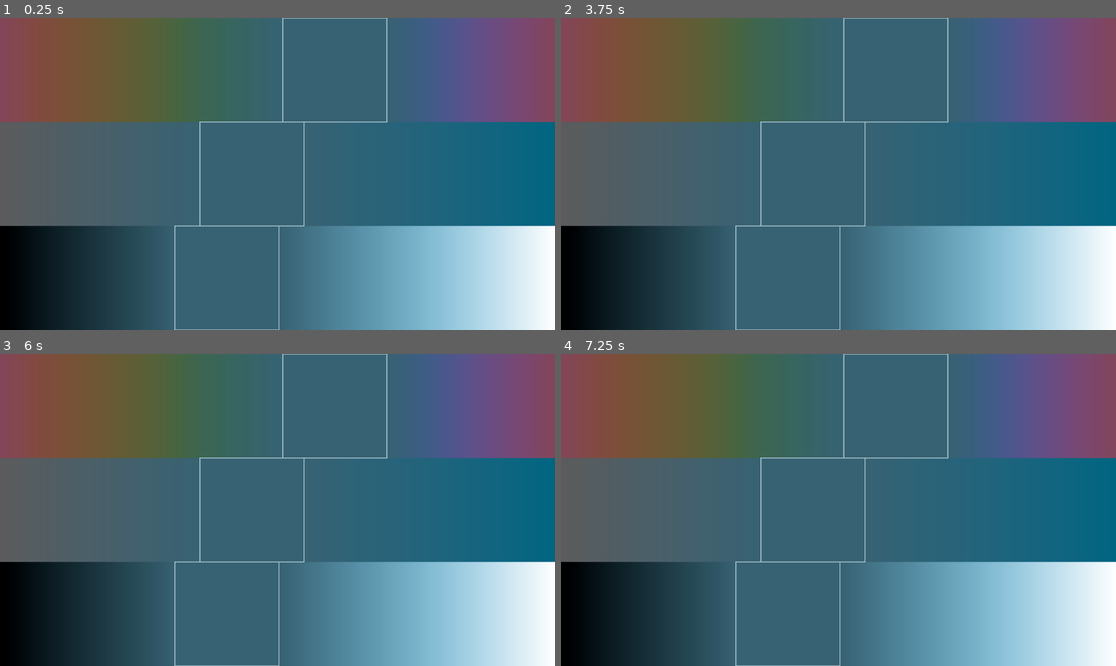
Above: before the commit, frames 1-4 (two rows, left to right).
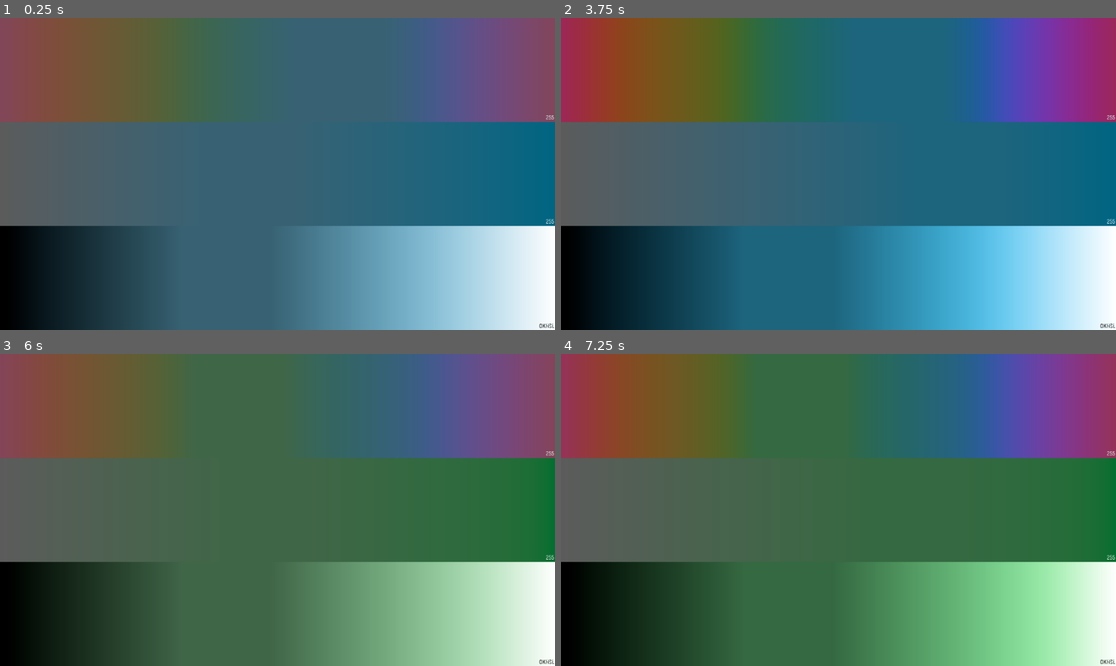
Above: after the commit, the same moments.

Repository: anniryynanen/i-heart-pixels
Game: Godot game, scene res://scenes/dummy.tscn
Same seed, same stepped clock (60 frames per second), same inputs: the game is played once before the commit and once after it.
Inputs (mouse positions are in pixels of both pictures, inside the frame that each line leads up to):
- Up to frame 1 (0.25 s): no input
- Up to frame 2 (3.75 s): tap Enter at 0.5, 2, 3.5 s; move the mouse to (960, 158) at 0.52 s; click (960, 158) at 0.67 s; tap Space at 1.25, 2.75 s; drag from (727, 189) to (810, 236) at 1.27 s; move the mouse to (894, 105) at 2.02 s; click (894, 105) at 2.17 s; drag from (810, 236) to (672, 127) at 2.77 s; move the mouse to (1005, 220) at 3.52 s; click (1005, 220) at 3.67 s
- Up to frame 3 (6 s): tap Space at 4.25 s; drag from (111, 463) to (194, 432) at 4.27 s; move the mouse to (305, 510) at 5.02 s; click (305, 510) at 5.17 s; drag from (194, 432) to (166, 525) at 5.77 s
- Up to frame 4 (7.25 s): move the mouse to (960, 494) at 6.52 s; click (960, 494) at 6.67 s

The runs differ from the first frame. In frame 1, 0.9% of the frame differs, in the area x 31-100%, y 0-100%; in frame 2, 46%; in frame 3, 58%; in frame 4, 64%, in the area x 12-100%, y 0-100%.
Error after the commit: Invalid call. Nonexistent function 'set_key' in base 'Node (settings.gd)'. (res://scenes/main.gd:38)

Commit message:
The sliders move!

Diff:
--- a/project.godot
+++ b/project.godot
@@ -22,4 +22,5 @@
 
 [rendering]
 
-renderer/rendering_method="mobile"
+renderer/rendering_method="gl_compatibility"
+renderer/rendering_method.mobile="gl_compatibility"
--- a/scenes/color_editor.gd
+++ b/scenes/color_editor.gd
@@ -15,5 +15,28 @@
     %Saturation.handle = %SaturationHandle
     %Lightness.handle = %LightnessHandle
 
-    ok_color = OKColor.from_rgb(color)
+    ok_color = OKColor.from_rgb(color).rounded()
     sliders.map(func(s: ColorSlider): s.color = ok_color)
+
+
+func _on_hue_handle_value_changed() -> void:
+    ok_color.h = %HueHandle.value / 255.0
+    _on_ok_color_changed()
+
+
+func _on_saturation_handle_value_changed() -> void:
+    ok_color.s = %SaturationHandle.value / 100.0
+    _on_ok_color_changed()
+
+
+func _on_lightness_handle_value_changed() -> void:
+    ok_color.l = %LightnessHandle.value / 100.0
+    _on_ok_color_changed()
+
+
+func _on_ok_color_changed() -> void:
+    color = Color.from_ok_hsl(ok_color.h, ok_color.s, ok_color.l, ok_color.a)
+    sliders.map(func(s: ColorSlider):
+        s.color = ok_color
+        s.queue_redraw()
+    )
--- a/scenes/color_editor.tscn
+++ b/scenes/color_editor.tscn
@@ -1,8 +1,14 @@
-[gd_scene load_steps=4 format=3 uid="uid://dwl8qyprnb8is"]
+[gd_scene load_steps=6 format=3 uid="uid://dwl8qyprnb8is"]
 
 [ext_resource type="Script" path="res://scenes/color_editor.gd" id="1_pcwig"]
+[ext_resource type="FontFile" uid="uid://bny6ttbd3ne51" path="res://fonts/sofia_sans_condensed/SofiaSansCondensed-Regular.ttf" id="2_bi8ge"]
 [ext_resource type="PackedScene" uid="uid://dl1hwv3q6do0e" path="res://scenes/color_slider.tscn" id="2_e58xi"]
 [ext_resource type="PackedScene" uid="uid://cuvv0ttrqqef3" path="res://scenes/color_slider_handle.tscn" id="3_r3fki"]
+
+[sub_resource type="LabelSettings" id="LabelSettings_s3oli"]
+font = ExtResource("2_bi8ge")
+font_size = 14
+font_color = Color(0, 0, 0, 1)
 
 [node name="ColorEditor" type="Control"]
 layout_mode = 3
@@ -39,6 +45,22 @@
 size_flags_vertical = 3
 type = 2
 
+[node name="Label" type="Label" parent="."]
+layout_mode = 1
+anchors_preset = 3
+anchor_left = 1.0
+anchor_top = 1.0
+anchor_right = 1.0
+anchor_bottom = 1.0
+offset_left = -28.0
+offset_top = -14.0
+offset_right = -1.0
+offset_bottom = 1.0
+grow_horizontal = 0
+grow_vertical = 0
+text = "OKHSL"
+label_settings = SubResource("LabelSettings_s3oli")
+
 [node name="Handles" type="VBoxContainer" parent="."]
 layout_mode = 1
 anchors_preset = 15
@@ -62,3 +84,7 @@
 unique_name_in_owner = true
 layout_mode = 2
 size_flags_vertical = 3
+
+[connection signal="value_changed" from="Handles/HueHandle" to="." method="_on_hue_handle_value_changed"]
+[connection signal="value_changed" from="Handles/SaturationHandle" to="." method="_on_saturation_handle_value_changed"]
+[connection signal="value_changed" from="Handles/LightnessHandle" to="." method="_on_lightness_handle_value_changed"]
--- a/scenes/color_slider.gd
+++ b/scenes/color_slider.gd
@@ -3,29 +3,39 @@
 
 enum Type {HUE, SATURATION, LIGHTNESS}
 
+static var STEPS = {
+    Type.HUE: 255,
+    Type.SATURATION: 100,
+    Type.LIGHTNESS: 100
+}
+
 @export var type: Type
 
 var color: OKColor
-var handle: ColorSliderHandle
+var handle: ColorSliderHandle:
+    set(value):
+        handle = value
+        handle.steps = STEPS[type]
 
 
 func _draw() -> void:
-    var gap: float = minf(size.y, floorf(size.x / 4.0))
-    var slices: int = roundi(minf(255, size.x - gap))
-    var slices_before:int = roundi(value() * slices)
+    handle.height = 0.85 * size.y
+    handle.width = minf(handle.height, floorf(size.x / 4.0))
+    var slices: int = roundi(minf(255, size.x - handle.width))
+    var slices_before:int = roundi(value() / (STEPS[type] * 1.0) * slices)
 
     # Draw slices
     for i in range(slices):
-        var start: float = (size.x - gap) / slices * i
-        var end: float = (size.x - gap) / slices * (i + 1)
+        var start: float = (size.x - handle.width) / slices * i
+        var end: float = (size.x - handle.width) / slices * (i + 1)
 
         # Avoid gaps between slices
         if i < slices - 1:
             end += 1
 
         if i >= slices_before:
-            start += gap
-            end += gap
+            start += handle.width
+            end += handle.width
 
         var slice_color: OKColor = color.opaque()
         var slice_value: float = i / (slices * 1.0)
@@ -39,23 +49,22 @@
 
         draw_rect(Rect2(start, 0, end - start, size.y), slice_color.to_rgb())
 
-    # Draw gap
-    var gap_start: float = (size.x - gap) / slices * slices_before
-    draw_rect(Rect2(gap_start, 0, gap, size.y), color.opaque().to_rgb())
+    # Draw the area between slices
+    handle.left = (size.x - handle.width) / slices * slices_before
+    draw_rect(Rect2(handle.left, 0, handle.width, size.y), color.opaque().to_rgb())
 
     # Update handle
     if handle:
         handle.color = color.opaque()
-        handle.start = gap_start
-        handle.width = gap
+        handle.value = value()
         handle.queue_redraw()
 
 
-func value() -> float:
+func value() -> int:
     match type:
         Type.HUE:
-            return color.h
+            return roundi(color.h * STEPS[type])
         Type.SATURATION:
-            return color.s
+            return roundi(color.s * STEPS[type])
         _:
-            return color.l
+            return roundi(color.l * STEPS[type])
--- a/scenes/color_slider_handle.gd
+++ b/scenes/color_slider_handle.gd
@@ -1,15 +1,87 @@
 class_name ColorSliderHandle
 extends Control
 
-# The handle is a separate node because they need to be on top of all the sliders
-
-const L_OFFSET = 0.37
-const S_MULT = 0.5
-const LINE_WIDTH = 2
+signal value_changed
 
 var color: OKColor
-var start: float
+var value: int
+var steps: int
+
+var top: float
+var left: float
 var width: float
+var height: float
+var area: Rect2
+
+var dragging: bool
+var drag_start_x: float
+var drag_start_value: int
+
+
+func _ready() -> void:
+    # Each handle has its own label settings, so that they can be colored
+    # independently
+    %Value.label_settings = %Value.label_settings.duplicate()
+
+
+func _gui_input(event: InputEvent) -> void:
+    if event is InputEventMouseButton:
+        _on_button_event(event as InputEventMouseButton)
+
+    elif event is InputEventMouseMotion:
+        _on_motion_event(event as InputEventMouseMotion)
+
+
+func _on_button_event(button: InputEventMouseButton) -> void:
+    if button.pressed:
+        _on_button_pressed(button)
+    else:
+        if button.button_index == MOUSE_BUTTON_LEFT:
+            dragging = false
+
+
+func _on_button_pressed(button: InputEventMouseButton) -> void:
+    match button.button_index:
+        MOUSE_BUTTON_LEFT:
+            if area.has_point(button.position):
+                dragging = true
+                drag_start_x = button.position.x
+                drag_start_value = value
+            else:
+                var diff: float = 0.0
+                if button.position.x < left:
+                    diff = button.position.x - left
+                elif button.position.x > left + width:
+                    diff = button.position.x - left - width
+
+                var full_dist: float = size.x - width
+                var moved: int = roundi(diff / full_dist * steps)
+                var new_value: int = clampi(value + moved, 0, steps)
+
+                if new_value != value:
+                    value = new_value
+                    value_changed.emit()
+
+        MOUSE_BUTTON_WHEEL_UP:
+            if value < steps:
+                value += 1
+                value_changed.emit()
+
+        MOUSE_BUTTON_WHEEL_DOWN:
+            if value > 0:
+                value -= 1
+                value_changed.emit()
+
+
+func _on_motion_event(motion: InputEventMouseMotion) -> void:
+    if dragging:
+        var full_dist: float = size.x - width
+        var moved: int = roundi((motion.position.x - drag_start_x) / full_dist * steps)
+        var new_value: int = clampi(drag_start_value + moved, 0, steps)
+
+        if new_value != value:
+            value = new_value
+            value_changed.emit()
 
 
 func _draw() -> void:
@@ -17,11 +89,24 @@
         return
 
     var line_color: OKColor = color.duplicate()
-    if color.l < 0.5:
-        line_color.l += L_OFFSET
-    else:
-        line_color.l -= L_OFFSET
-    line_color.s *= S_MULT
+    line_color.l = 0.11 if color.l > 0.5 else 0.89
+    line_color.s /= 2.0
+    %Value.label_settings.font_color = line_color.to_rgb()
 
-    draw_rect(Rect2(start, (size.y - width) / 2, width, size.y - (size.y - width)),
-        line_color.to_rgb(), false, LINE_WIDTH)
+    line_color.l = 0.22 if color.l > 0.5 else 0.78
+    var line_width: int = 1
+    var global_width: float = width / Settings.get_value("app", "scale")
+    if global_width > 50:
+        line_color.l = 0.33 if color.l > 0.5 else 0.67
+        line_width = 2
+
+    top = (size.y - height) / 2
+    area = Rect2(left, top, width, height)
+
+    draw_rect(area, color.to_rgb())
+    draw_rect(area, line_color.to_rgb(), false, line_width)
+
+    %ValueAnchor.anchor_left = (left + width - line_width) / size.x
+    %ValueAnchor.anchor_right = %ValueAnchor.anchor_left
+    %ValueAnchor.anchor_bottom = (top + height - line_width / 2.0) / size.y
+    %Value.text = String.num(value)
--- a/scenes/color_slider_handle.tscn
+++ b/scenes/color_slider_handle.tscn
@@ -1,6 +1,11 @@
-[gd_scene load_steps=2 format=3 uid="uid://cuvv0ttrqqef3"]
+[gd_scene load_steps=4 format=3 uid="uid://cuvv0ttrqqef3"]
 
 [ext_resource type="Script" path="res://scenes/color_slider_handle.gd" id="1_ay6ai"]
+[ext_resource type="FontFile" uid="uid://bny6ttbd3ne51" path="res://fonts/sofia_sans_condensed/SofiaSansCondensed-Regular.ttf" id="2_d4h8n"]
+
+[sub_resource type="LabelSettings" id="LabelSettings_ynx8q"]
+font = ExtResource("2_d4h8n")
+font_size = 14
 
 [node name="ColorSliderHandle" type="Control"]
 layout_mode = 3
@@ -10,3 +15,30 @@
 grow_horizontal = 2
 grow_vertical = 2
 script = ExtResource("1_ay6ai")
+
+[node name="ValueAnchor" type="Control" parent="."]
+unique_name_in_owner = true
+layout_mode = 1
+anchors_preset = 3
+anchor_left = 1.0
+anchor_top = 1.0
+anchor_right = 1.0
+anchor_bottom = 1.0
+grow_horizontal = 0
+grow_vertical = 0
+
+[node name="Value" type="Label" parent="ValueAnchor"]
+unique_name_in_owner = true
+layout_mode = 1
+anchors_preset = 3
+anchor_left = 1.0
+anchor_top = 1.0
+anchor_right = 1.0
+anchor_bottom = 1.0
+offset_left = -19.0
+offset_top = -18.0
+offset_right = -2.0
+grow_horizontal = 0
+grow_vertical = 0
+text = "255"
+label_settings = SubResource("LabelSettings_ynx8q")
--- a/scenes/global/ok_color.gd
+++ b/scenes/global/ok_color.gd
@@ -23,6 +23,13 @@
     return OKColor.new(h, s, l, a)
 
 
+func rounded() -> OKColor:
+    return OKColor.new(
+        roundf(h * 255.0) / 255.0,
+        roundf(s * 100.0) / 100.0,
+        roundf(l * 100.0) / 100.0, a)
+
+
 func opaque() -> OKColor:
     return OKColor.new(h, s, l)
 
@@ -38,10 +45,9 @@
     if is_nan(ok.s):
         ok.s = 0.0
 
-    # Clamp values between 0 and 1
-    ok.h = minf(maxf(ok.h, 0.0), 1.0)
-    ok.s = minf(maxf(ok.s, 0.0), 1.0)
-    ok.l = minf(maxf(ok.l, 0.0), 1.0)
+    ok.h = clampf(ok.h, 0.0, 1.0)
+    ok.s = clampf(ok.s, 0.0, 1.0)
+    ok.l = clampf(ok.l, 0.0, 1.0)
 
     return ok
 
--- a/scenes/main.gd
+++ b/scenes/main.gd
@@ -1,6 +1,7 @@
 extends Control
 
 var settings_loaded = false
+var orig_font_sizes: Dictionary = {}
 
 
 func _ready() -> void:
@@ -33,10 +34,10 @@
 func load_settings() -> void:
     Settings.load()
 
-    scale.x = Settings.get_value("app", "scale", 1)
-    scale.y = scale.x
-    anchor_right = 1 / scale.x
-    anchor_bottom = 1 / scale.y
+    if not Settings.has_key("app", "scale"):
+        Settings.set_key("app", "scale", 1.0)
+
+    set_app_scale(Settings.get_value("app", "scale"))
 
     if Settings.has_key("window", "x"):
         get_window().position.x = Settings.get_value("window", "x")
@@ -49,3 +50,15 @@
     get_window().mode = Settings.get_value("window", "mode", Window.Mode.MODE_WINDOWED)
 
     settings_loaded = true
+
+
+func set_app_scale(app_scale: float) -> void:
+    for label: Label in find_children("*", "Label"):
+        if not label.label_settings:
+            continue
+
+        var id: int = label.label_settings.get_instance_id()
+        if id not in orig_font_sizes:
+            orig_font_sizes[id] = label.label_settings.font_size
+
+        label.label_settings.font_size = roundi(app_scale * orig_font_sizes[id])
Not shown, added: fonts/sofia_sans_condensed/OFL.txt
Binary file added: fonts/sofia_sans_condensed/SofiaSansCondensed-Regular.ttf
Not shown, added: fonts/sofia_sans_condensed/SofiaSansCondensed-Regular.ttf.import
Not shown, changed: LICENSE.md
